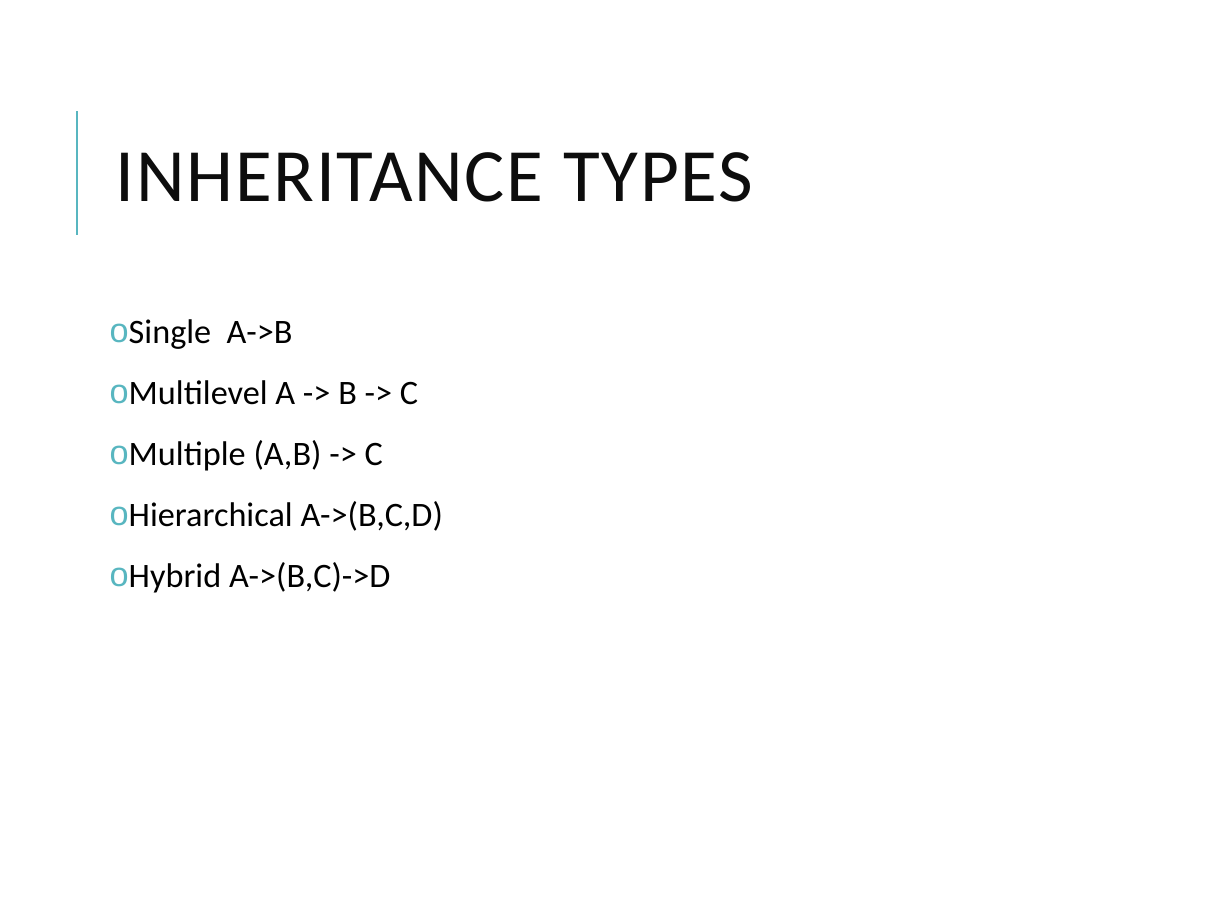
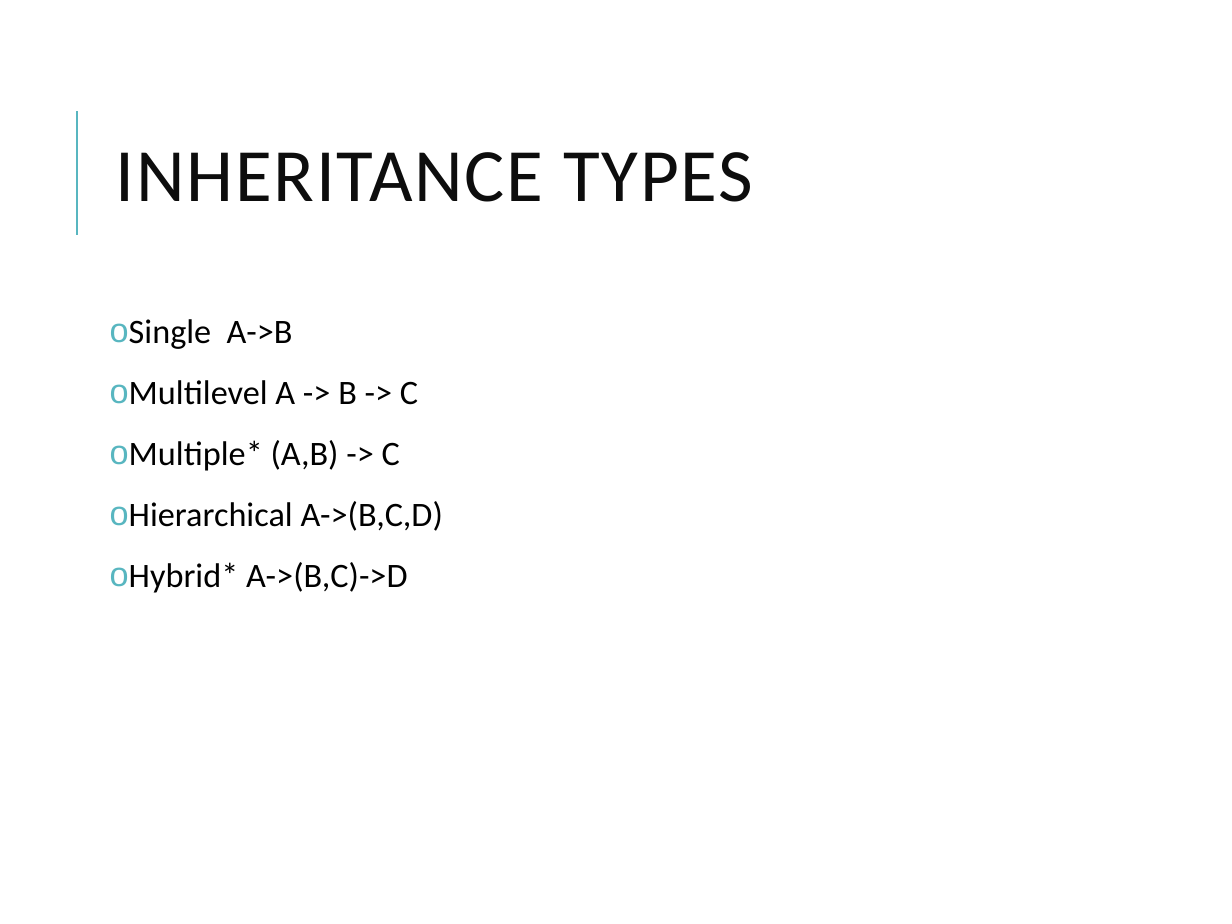
Before and after one commit to yetanothermasterylearning/Core-Java, a slide deck: slide 19 of Object oriented Programming/Presentation/Object oriented Programming.pptx. Drawn at 1232x924 pixels with LibreOffice and Linux fonts; fonts in the diff are those of the drawing. Boxes give left, top, right and bottom in pixels: in the first picture for what was removed or moved away, otherwise in the second. Text is boxed around its words. In the diff, an @@ line names an element or a change of style, - is before the commit and + after.

```diff
--- a/Object oriented Programming/Presentation/Object oriented Programming.pptx
+++ b/Object oriented Programming/Presentation/Object oriented Programming.pptx
@@ text at (129, 440, 400, 471): text changed @@
-o Multiple (A,B) -> C
+o Multiple* (A,B) -> C
@@ text at (129, 562, 408, 593): text changed @@
-o Hybrid A->(B,C)->D
+o Hybrid* A->(B,C)->D
```
Also in this commit, not shown: 1 other slide changed, 7 other files.
